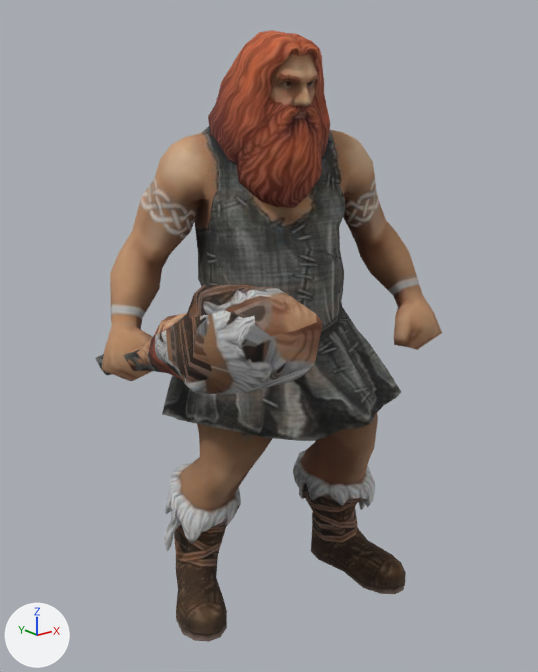
Renders of the glTF model public/assets/unit-models/74-mountaingiant.glb from each side of a commit.
Both versions are drawn from a camera (50 mm lens) standing at (-3.17, -3.94, 3.51) and looking at (-0.28, -0.33, 2.07). The lights are fixed; the arrows at lower left show +X, +Y and +Z. The picture after the commit comes second. Vertices at exactly the same position are counted once.
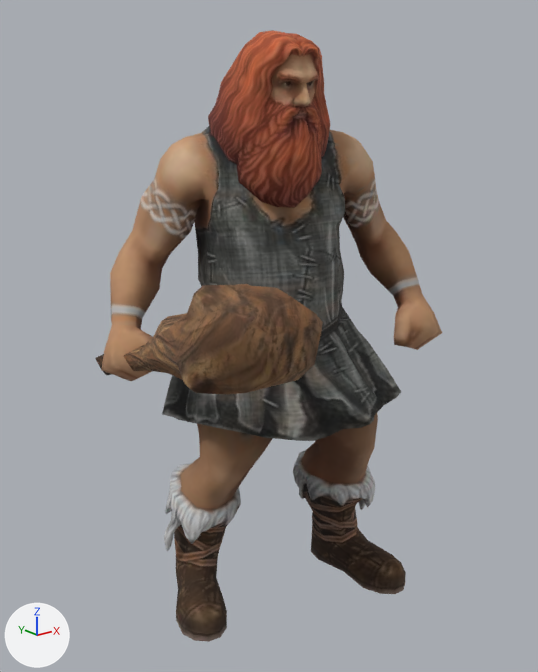
Pixel boxes (x1, y1, x2, y2) of what changed, in the pictures (538 x 672 px):
```json
{"part": 1, "of": "me_mesh_0", "change": "recoloured", "before": [96, 284, 323, 394], "after": [96, 284, 323, 394]}
```

Scene script edits in JSON lines:
```json
{"op": "add", "block": "img_image_1", "code": ["img_image_1 = load_image('Image_1', '_unpacked/Image_1', 512, 512, 'sRGB')"]}
{"op": "add", "block": "mat_material_1", "code": ["mat_material_1 = principled_material('Material_1')", "mat_material_1.texture = img_image_1", "mat_material_1.metallic = 0.05", "mat_material_1.roughness = 0.85"]}
{"block": "me_mesh_0", "where": "me_mesh_0.from_pydata(...)  # 1274 vertices, 2531 faces; spans x -1.42..1.02, y -1.64..0.76, z -0.03..3.93"}
{"block": "me_mesh_0", "where": "# used by ob_mesh_0; location = (0.0, 0.0, 0.0)"}
{"block": "me_mesh_0", "change": "me_mesh_0 part 1: 184 of the faces centred in x -1.4..-0.85, y -1.63..0.74, z 1.7..2.71 switch from mat_material_0 (picture img_image_0) to mat_material_1 (picture img_image_1)"}
```
